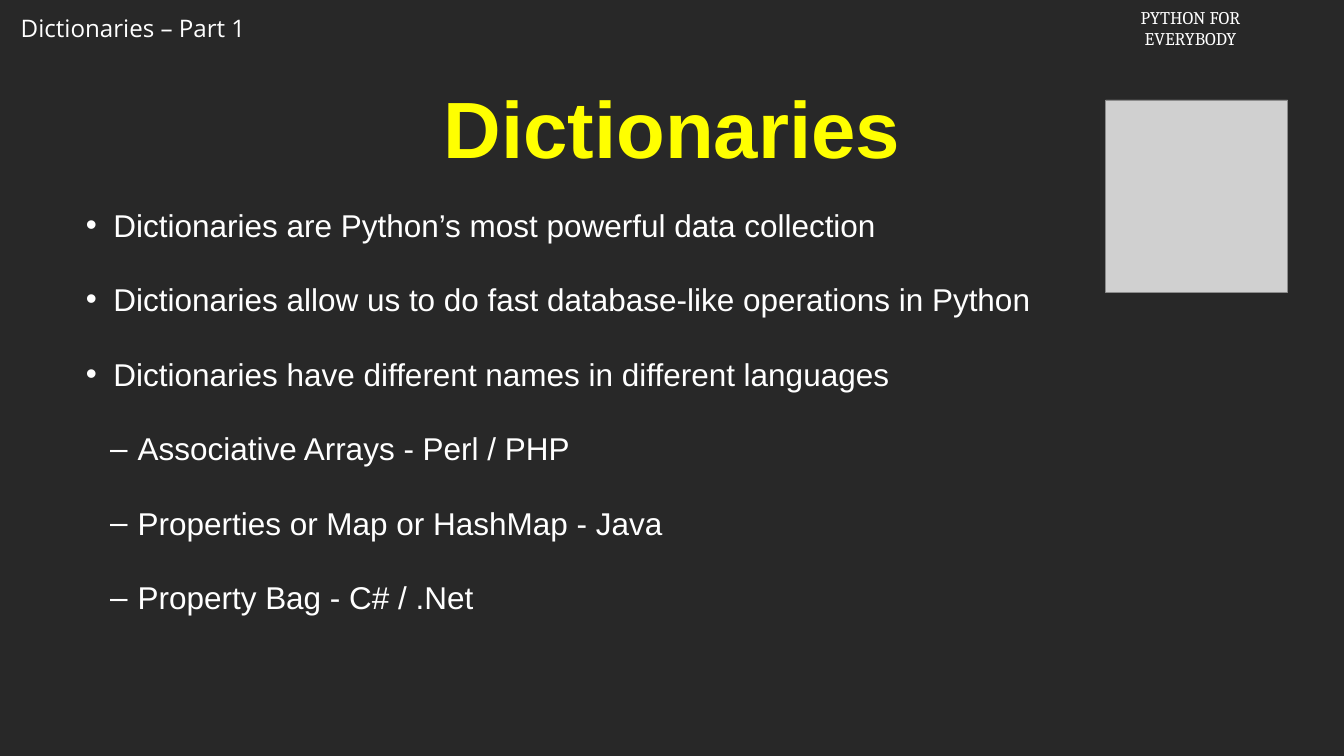
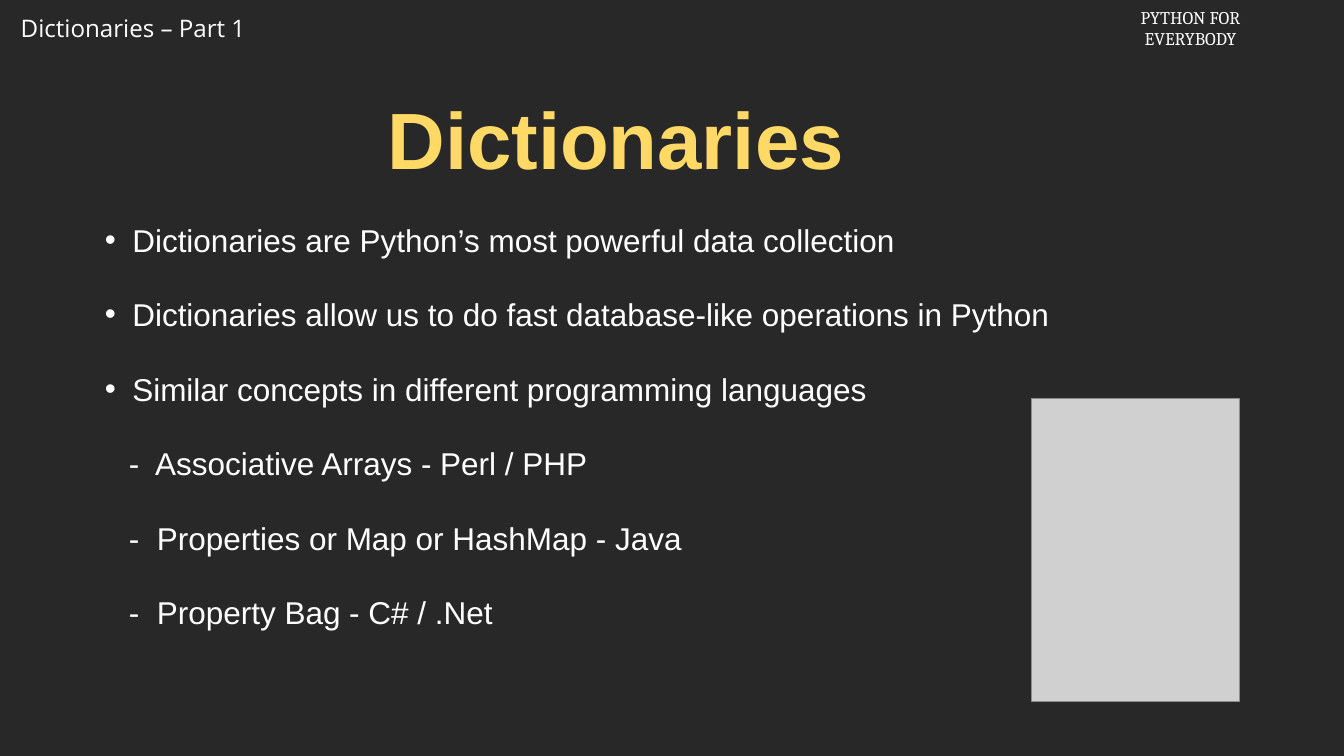
Before and after one commit to csev/py4e, a slide deck: slide 5 of cai/redo-2024/Slides/09-01-python4e.04.113016.pptx (slide 6 before the commit). Drawn at 1344x756 pixels with LibreOffice and Linux fonts; fonts in the diff are those of the drawing; grey boxes stand for pictures; background and template pictures are left out. Boxes give left, top, right and bottom in pixels: in the first picture for what was removed or moved away, otherwise in the second. Text is boxed around its words. In the diff, an @@ line names an element or a change of style, - is before the commit and + after.

```diff
--- a/cai/redo-2024/Slides/09-01-python4e.04.113016.pptx
+++ b/cai/redo-2024/Slides/09-01-python4e.04.113016.pptx
@@ title "Dictionaries": place and size @@
-title "Dictionaries" at (444,100,900,159)
+title "Dictionaries" at (387,111,843,170)
@@ title "Dictionaries" at (387,111,843,170): text colour #FFFF00 to #FFD966 @@
@@ picture removed at (1106,100,1288,292) @@
@@ text "Dictionaries are Python’s most powerful ...": place and size @@
-text "Dictionaries are Python’s most powerful ..." at (113,214,1030,615)
+text "Dictionaries are Python’s most powerful ..." at (132,229,1049,630)
@@ text at (132,378,866,630): text changed @@
-• Dictionaries have different names in different languages
-  – Associative Arrays - Perl / PHP
-  – Properties or Map or HashMap - Java
-  – Property Bag - C# / .Net
+• Similar concepts in different programming languages
+  - Associative Arrays - Perl / PHP
+  - Properties or Map or HashMap - Java
+  - Property Bag - C# / .Net
@@ picture added at (1032,399,1240,701) @@
```
Also in this commit, not shown: 4 other slides changed, 4 slides added, 2 slides removed, 6 other files.
